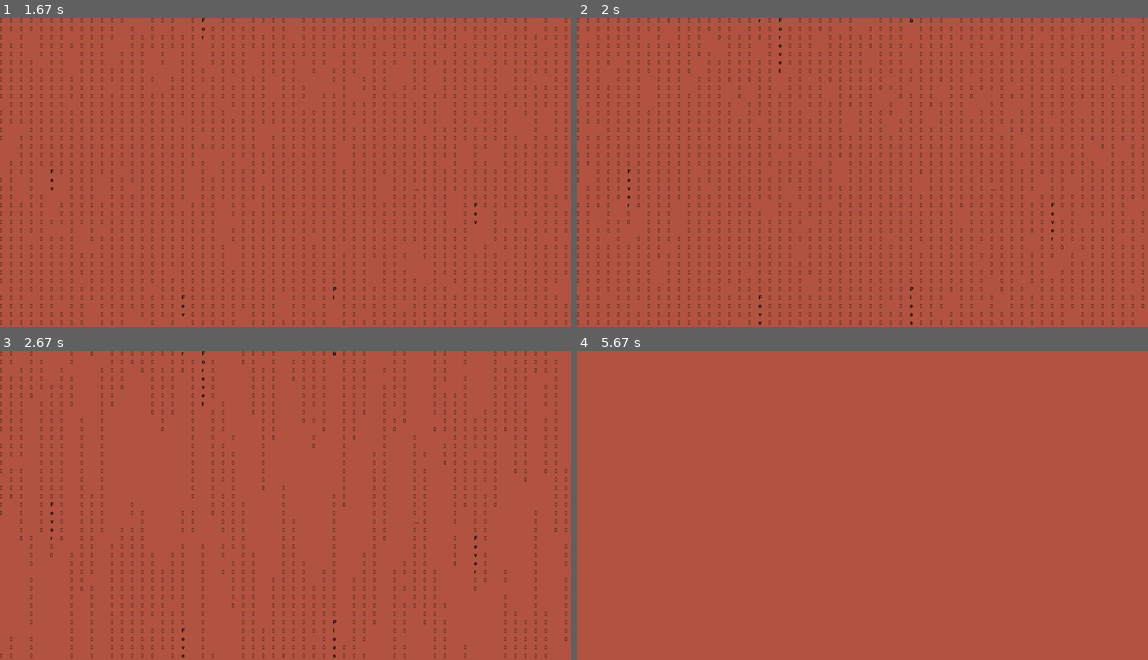
Above: before the commit, frames 1-4 (two rows, left to right).
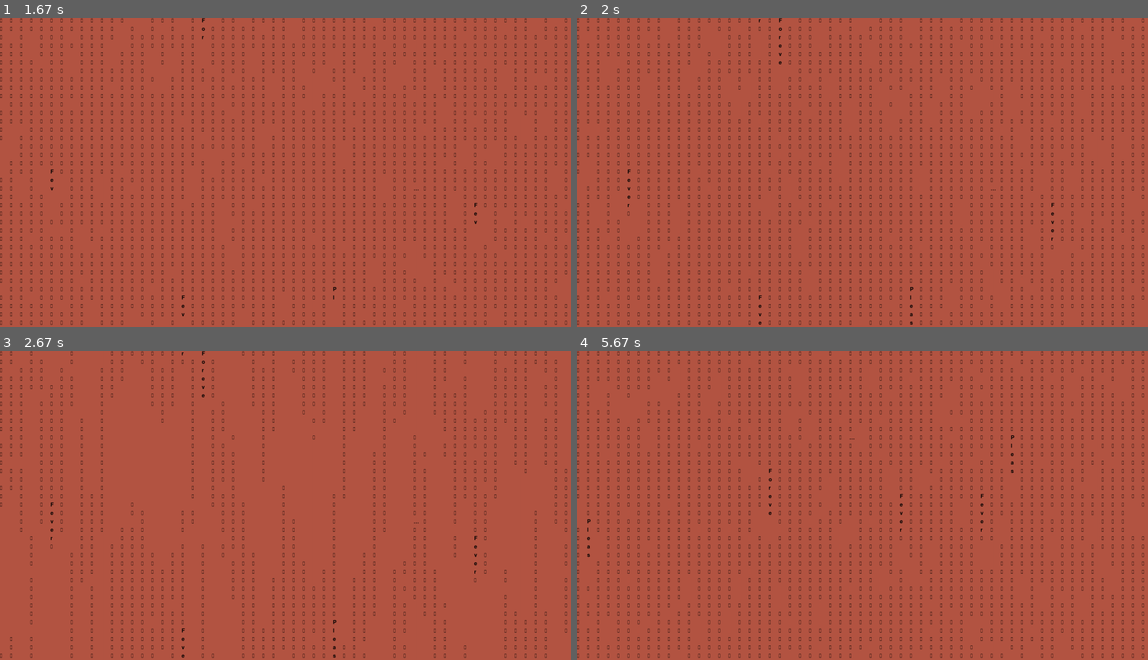
Above: after the commit, the same moments.

Repository: lhsueh1/pygame-card-with-japanese-cmatrix
Game: pygame game, started from controller.py
Same seed, same stepped clock (60 frames per second), same inputs: the game is played once before the commit and once after it.
Inputs:
- Up to frame 1 (1.67 s): no input
- Up to frame 2 (2 s): no input
- Up to frame 3 (2.67 s): no input
- Up to frame 4 (5.67 s): no input

Frame 1 is identical in both runs. In frame 2, 0.2% of the frame differs, in the area x 0-100%, y 0-100%; in frame 3, 0.2%; in frame 4, 7.0%.

Commit message:
add more random thing

Diff:
--- a/controller.py
+++ b/controller.py
@@ -149,7 +149,7 @@
             for j in range(58):
                 ranged_j = j % len(texts)
                 ranged_i = i % (len(texts[ranged_j]) - 1)
-                if i > 37: # 925/25 max words per column
+                if i >= 37: # 925/25 max words per column
                     self.paint_blank(j, i, random_list[j])
                 else:
                     self.paint_word(font, texts[ranged_j][ranged_i], j, i, random_list[j])
@@ -159,10 +159,18 @@
             time.sleep(0.05)
 
             print(i)
-            if i < 116:
+            if i < 74:
                 i += 1
             else:
                 i = 1
+
+                random.shuffle(texts)
+
+                random_list = []
+                for k in range(58):
+                    n = random.randint(1,100)
+                    random_list.append(n)
+
 
     # Deal with one single word
     def paint_word(self, font, word,j, i, yy):
@@ -179,6 +187,8 @@
         blank = pygame.transform.scale((pygame.image.load("src/red.png")), (30,25))
         self.screen.blit(blank,(30 * j, (yy * 25 + 25*i) % 925))
 
+
+
 def main():
     main_window = Controller()
     main_window.mainLoop()
